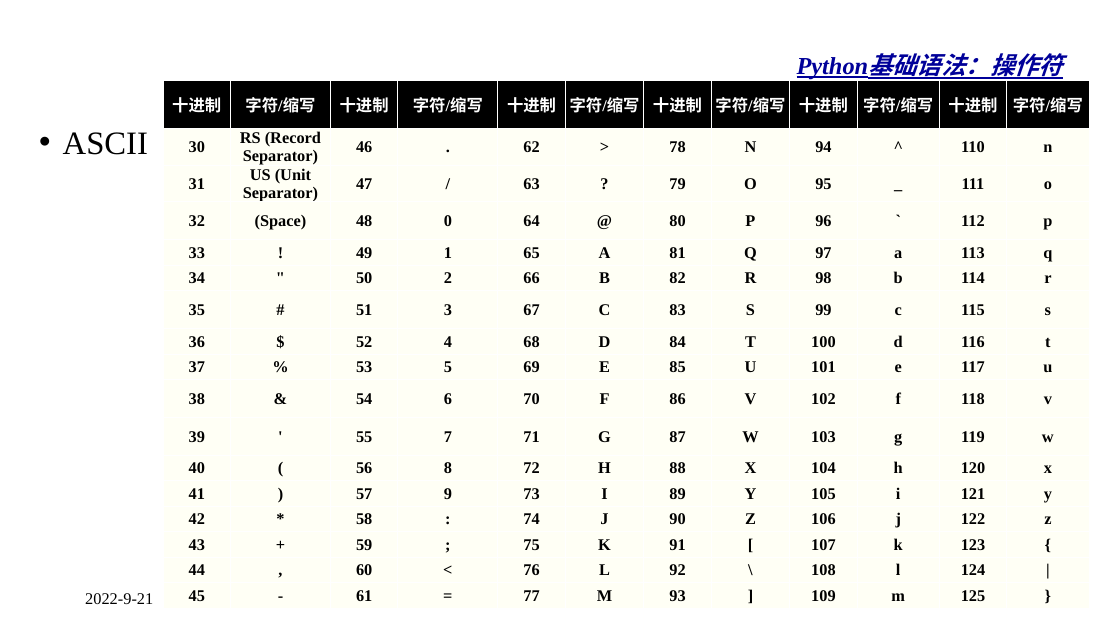
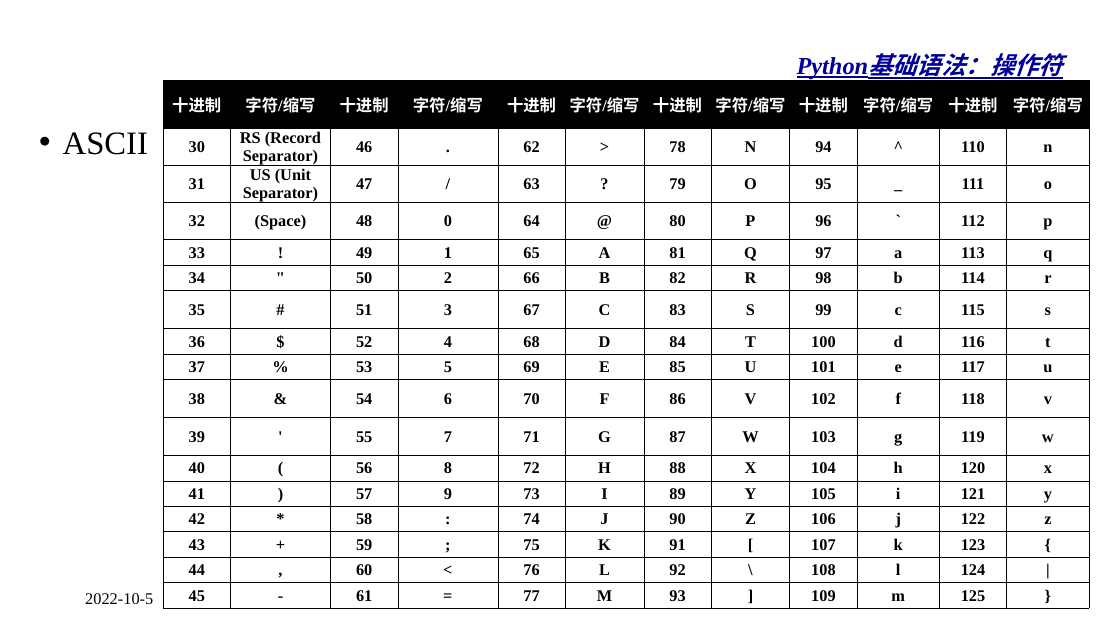
Before and after one commit to dr-fang/BDA, a slide deck: slide 18 of slides/2_PythonBasic.pptx. Drawn at 1120x630 pixels with LibreOffice and Linux fonts; fonts in the diff are those of the drawing; background and template pictures are left out. Boxes give left, top, right and bottom in pixels: in the first picture for what was removed or moved away, otherwise in the second. Text is boxed around its words. In the diff, an @@ line names an element or a change of style, - is before the commit and + after.

```diff
--- a/slides/2_PythonBasic.pptx
+++ b/slides/2_PythonBasic.pptx
@@ table at (x1=163, y1=80, x2=1089, y2=605) @@
@@ fill #FFFFF6 to #FFFFFF in 192 cells @@
@@ borders changed @@
@@ text at (x1=85, y1=593, x2=153, y2=604): text changed @@
-2022-9-21
+2022-10-5
```
Also in this commit, not shown: 43 other slides changed.
